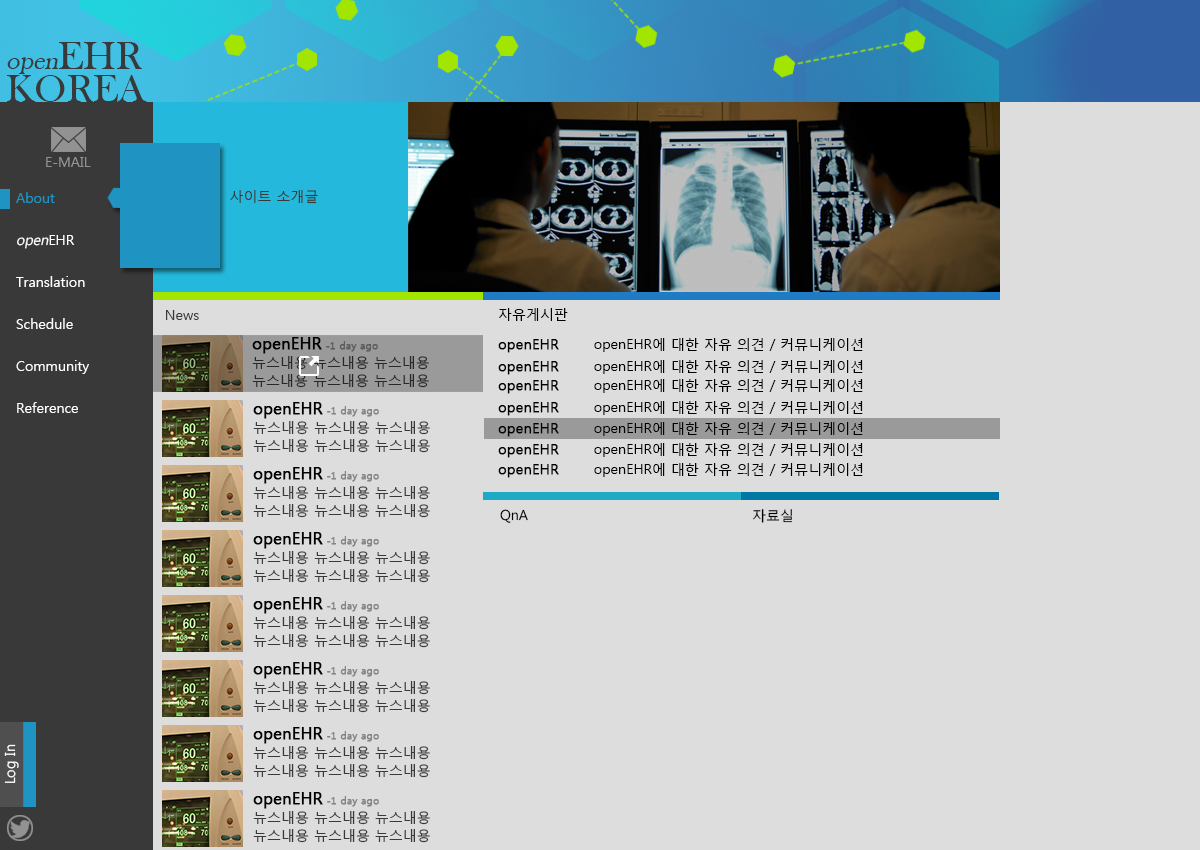
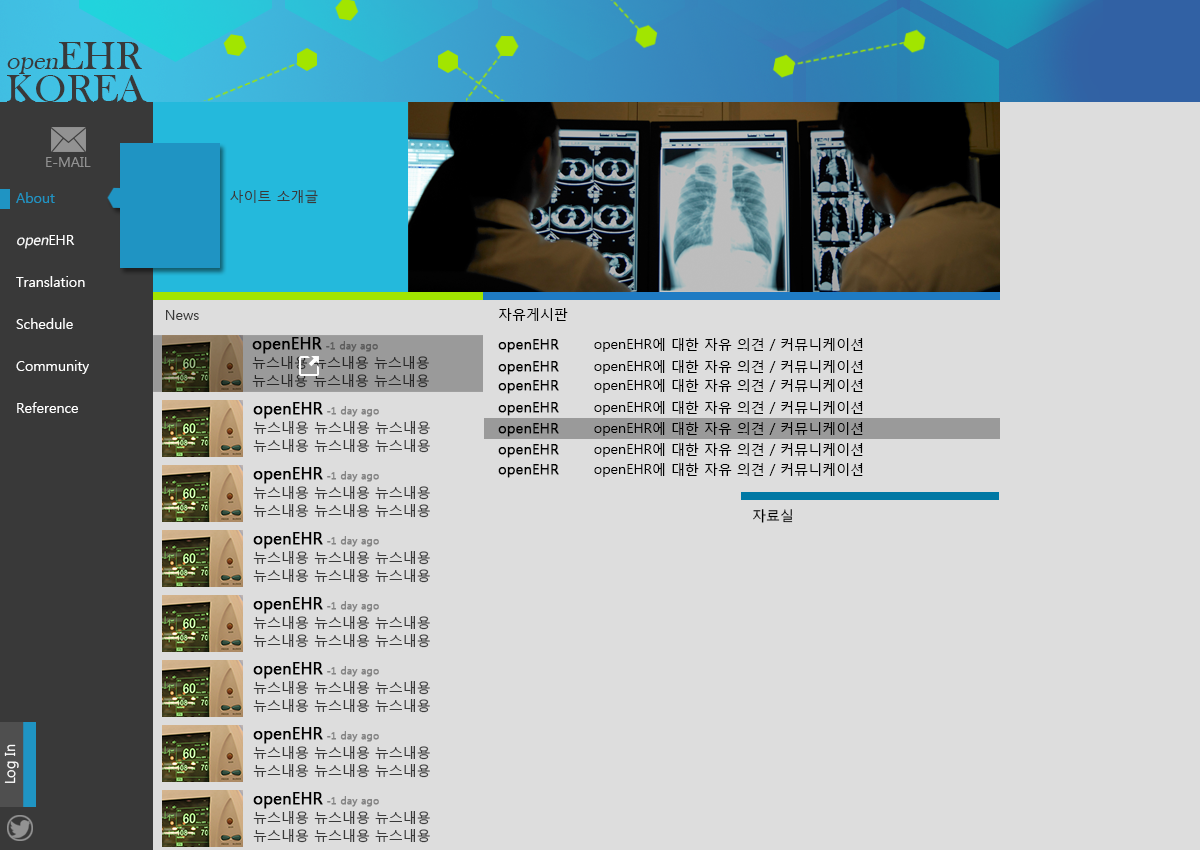
Layer changes from the first (1200, 850) image to the second:
removed group "큐앤에이게시판" (3 layers) over [483, 492, 741, 523]
removed layer "QnA" from group "큐앤에이게시판" over [500, 509, 528, 523]
removed layer "레이어 33" from group "큐앤에이게시판" over [483, 492, 741, 500]
removed layer "레이어 31" from group "큐앤에이게시판" over [483, 492, 741, 523]
